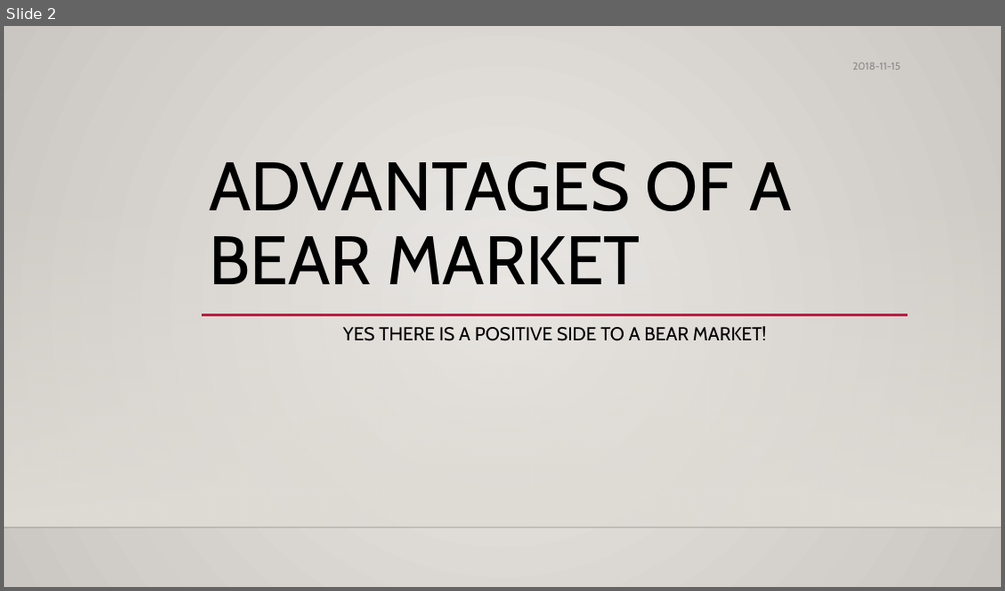
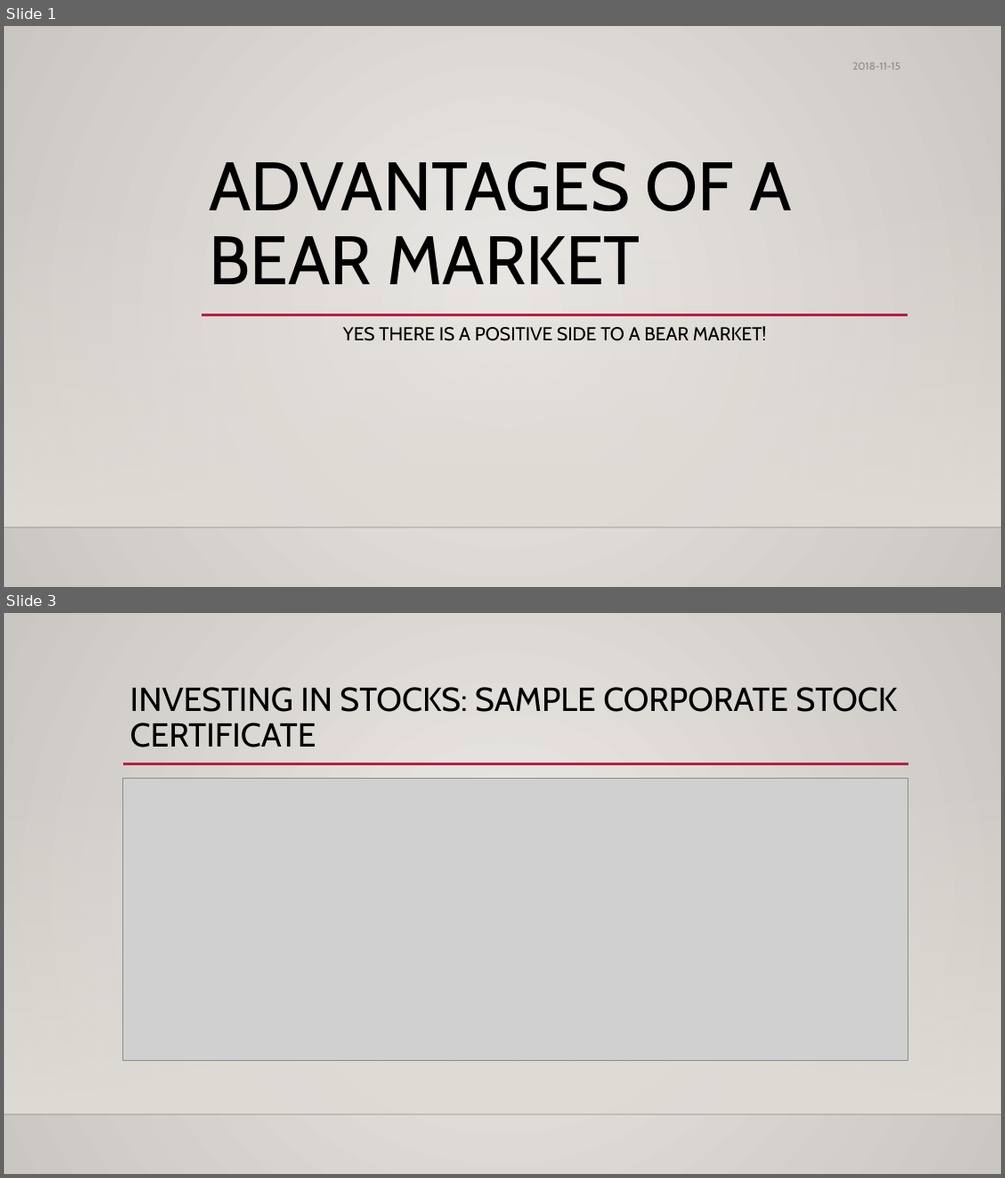
Before and after one commit to Gracewj/615-officer-, a slide deck: Officer.pptx. Shown one above the other, each under a label of ours: slide 2 before the commit, slides 1 and 3 after it; the slides between them are not shown. The pictures are 1005x591 and 1005x1178 pixels, drawn with LibreOffice and Linux fonts; fonts in the diff are those of the drawing; grey boxes stand for pictures; background and template pictures are left out. Boxes give left, top, right and bottom in pixels: in the first picture for what was removed or moved away, otherwise in the second. Text is boxed around its words. In the diff, an @@ line names an element or a change of style, - is before the commit and + after.

```diff
--- a/Officer.pptx
+++ b/Officer.pptx
@@ slide 3 added at [4, 613, 1001, 1174], background gradient #ECEAE7 to #CAC7C1; not listed: 2 template elements that a slide beside it also shows @@
@@ title added at [130, 687, 898, 747], 32 pt, text #000000 @@
+INVESTING IN STOCKS: SAMPLE CORPORATE STOCK CERTIFICATE
@@ line added from (123, 764) to (909, 764), #B71E42 2.5 pt @@
@@ picture added at [123, 778, 908, 1060] @@
@@ what was slide 2 is now slide 1 @@
```
Also in this commit, not shown: 3 slides changed, 3 other slides added, 1 slide removed, 12 other files.
